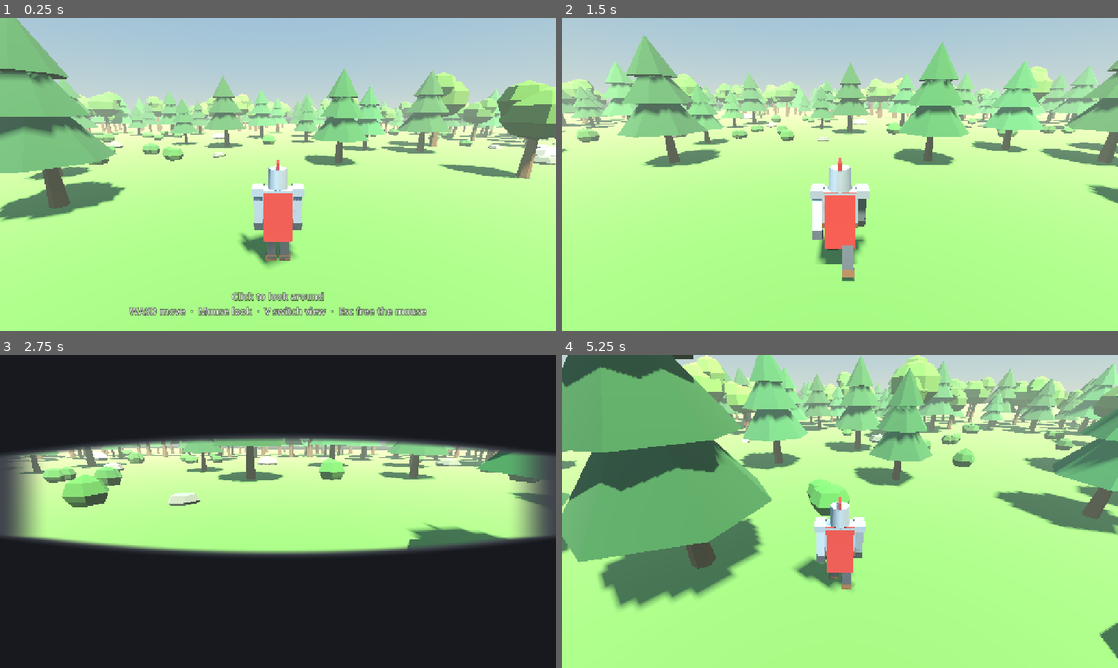
Above: before the commit, frames 1-4 (two rows, left to right).
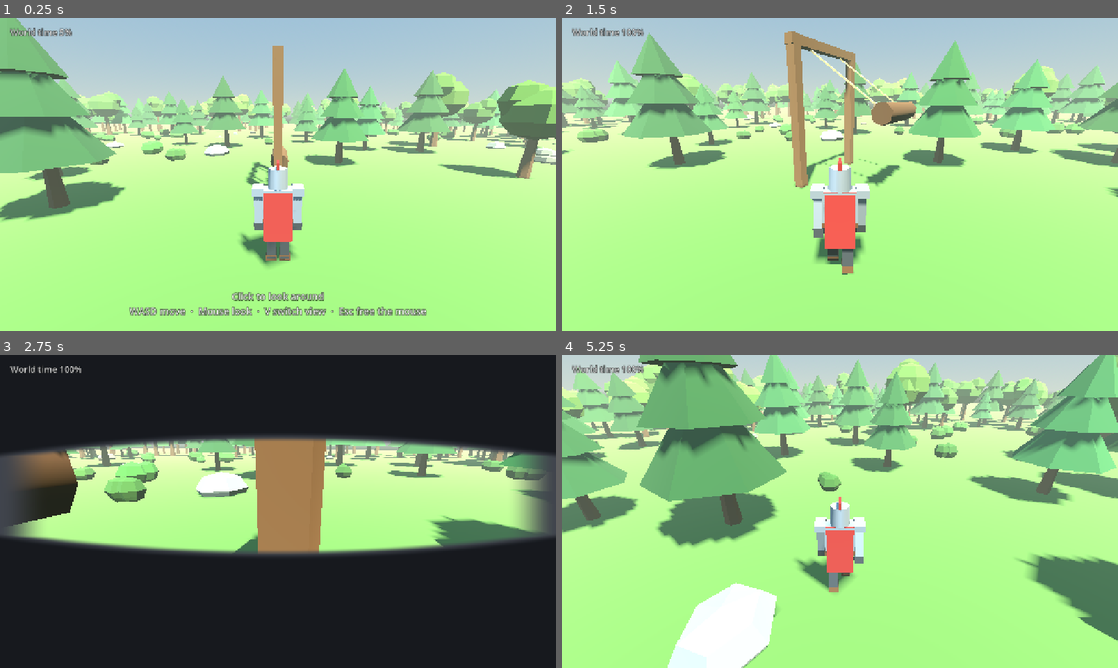
Above: after the commit, the same moments.

Repository: KaydenKamberi/knight-of-the-woods
Game: Godot game, scene res://scenes/forest.tscn
The game is run twice, just before and just after one commit, with the same random seed, the same clock (stepped at 60 frames per second) and the same inputs.
Inputs (mouse positions are in pixels of both pictures, inside the frame that each line leads up to):
- Up to frame 1 (0.25 s): no input
- Up to frame 2 (1.5 s): tap Enter at 0.5 s; move the mouse to (962, 158) at 0.52 s; hold D (move_right) 0.53-1.28 s; hold V (switch_camera) 0.53-1.28 s; click (962, 158) at 0.67 s; move the mouse to (812, 174) at 1.27 s; hold W (move_forward) from 1.28 s (still down); tap V (switch_camera) at 1.35 s
- Up to frame 3 (2.75 s): keep holding W (move_forward); move the mouse to (289, 505) at 2.02 s; hold V (switch_camera) from 2.03 s (still down)
- Up to frame 4 (5.25 s): move the mouse to (834, 517) at 2.77 s; release V (switch_camera) at 2.78 s; tap V (switch_camera) at 2.85 s; move the mouse to (878, 514) at 3.52 s; hold V (switch_camera) 3.53-4.25 s; tap Escape (pause) at 4.15 s; release W (move_forward) at 4.25 s; tap Enter at 4.25 s; drag from (673, 464) to (756, 433) at 4.27 s; move the mouse to (845, 511) at 5.02 s; hold W (move_forward) from 5.03 s (still down); hold V (switch_camera) from 5.03 s (still down)

The runs differ from the first frame. In frame 1, 2.0% of the frame differs, in the area x 1-100%, y 3-54%; in frame 2, 13%; in frame 3, 14%; in frame 4, 45%, in the area x 0-100%, y 0-100%.

Commit message:
M2: time mechanic (world time slows when the knight stands still)
- WorldTime autoload (scripts/world_time.gd) drives Engine.time_scale and
  audio speed: ~5% when standing still (T-1), blends back to 100% when the
  player moves, looks or acts (T-2). All tuning numbers sit at the top of the
  script.
- Physics, delta, animations, tweens and timers follow world time
  automatically (T-3). Camera look is applied straight from input, and the
  view-switch glide ignores time scale, so the camera stays responsive (T-4).
- Keys, the touch joystick, mouse look and touch drag all count as activity
  (K-2).
- Test object: a log swinging from two ropes in the clearing, 5 m in front of
  the start point. It shoves the knight if he walks into it.
- HUD shows a "World time N%" readout (can be turned off on the HUD node).
- Rocks no longer spawn inside the clearing, so the log's path stays clear.
- README: how the time mechanic works and how to tune it.

Co-Authored-By: Claude Opus 5.5 <noreply@anthropic.com>
Claude-Session: https://claude.ai/code/session_01NNVariA4DCqn6NNAeP1c8Q

Diff:
--- a/project.godot
+++ b/project.godot
@@ -14,6 +14,10 @@
 run/main_scene="res://scenes/forest.tscn"
 config/features=PackedStringArray("4.7", "GL Compatibility")
 config/icon="res://icon.svg"
+
+[autoload]
+
+WorldTime="*res://scripts/world_time.gd"
 
 [display]
 
--- a/scenes/forest.tscn
+++ b/scenes/forest.tscn
@@ -3,6 +3,7 @@
 [ext_resource type="Script" path="res://scripts/forest.gd" id="1_forest"]
 [ext_resource type="PackedScene" path="res://scenes/knight.tscn" id="2_knight"]
 [ext_resource type="PackedScene" path="res://ui/hud.tscn" id="3_hud"]
+[ext_resource type="PackedScene" path="res://scenes/swinging_log.tscn" id="4_log"]
 
 [sub_resource type="ProceduralSkyMaterial" id="ProceduralSkyMaterial_sky"]
 sky_top_color = Color(0.36, 0.55, 0.78, 1)
@@ -60,6 +61,9 @@
 [node name="Trees" type="Node3D" parent="."]
 script = ExtResource("1_forest")
 
+[node name="SwingingLog" parent="." instance=ExtResource("4_log")]
+transform = Transform3D(1, 0, 0, 0, 1, 0, 0, 0, 1, 0, 0, -5)
+
 [node name="Knight" parent="." instance=ExtResource("2_knight")]
 
 [node name="HUD" parent="." instance=ExtResource("3_hud")]
--- /dev/null
+++ b/scenes/swinging_log.tscn
@@ -0,0 +1,86 @@
+[gd_scene format=3]
+
+[ext_resource type="Script" path="res://scripts/swinging_log.gd" id="1_swing"]
+
+[sub_resource type="StandardMaterial3D" id="Mat_wood"]
+albedo_color = Color(0.42, 0.29, 0.17, 1)
+roughness = 1.0
+
+[sub_resource type="StandardMaterial3D" id="Mat_bark"]
+albedo_color = Color(0.33, 0.22, 0.13, 1)
+roughness = 1.0
+
+[sub_resource type="StandardMaterial3D" id="Mat_rope"]
+albedo_color = Color(0.72, 0.62, 0.42, 1)
+roughness = 1.0
+
+[sub_resource type="BoxMesh" id="Box_post"]
+material = SubResource("Mat_wood")
+size = Vector3(0.3, 4.6, 0.3)
+
+[sub_resource type="BoxShape3D" id="Shape_post"]
+size = Vector3(0.3, 4.6, 0.3)
+
+[sub_resource type="BoxMesh" id="Box_beam"]
+material = SubResource("Mat_wood")
+size = Vector3(0.28, 0.28, 3.8)
+
+[sub_resource type="BoxMesh" id="Box_rope"]
+material = SubResource("Mat_rope")
+size = Vector3(0.05, 2.9, 0.05)
+
+[sub_resource type="CylinderMesh" id="Cylinder_log"]
+material = SubResource("Mat_bark")
+top_radius = 0.32
+bottom_radius = 0.32
+height = 2.6
+radial_segments = 7
+rings = 0
+
+[sub_resource type="CylinderShape3D" id="Shape_log"]
+radius = 0.32
+height = 2.6
+
+[node name="SwingingLog" type="Node3D"]
+
+[node name="Frame" type="StaticBody3D" parent="."]
+
+[node name="PostA" type="MeshInstance3D" parent="Frame"]
+transform = Transform3D(1, 0, 0, 0, 1, 0, 0, 0, 1, 0, 2.3, -1.7)
+mesh = SubResource("Box_post")
+
+[node name="PostB" type="MeshInstance3D" parent="Frame"]
+transform = Transform3D(1, 0, 0, 0, 1, 0, 0, 0, 1, 0, 2.3, 1.7)
+mesh = SubResource("Box_post")
+
+[node name="Beam" type="MeshInstance3D" parent="Frame"]
+transform = Transform3D(1, 0, 0, 0, 1, 0, 0, 0, 1, 0, 4.45, 0)
+mesh = SubResource("Box_beam")
+
+[node name="PostACollision" type="CollisionShape3D" parent="Frame"]
+transform = Transform3D(1, 0, 0, 0, 1, 0, 0, 0, 1, 0, 2.3, -1.7)
+shape = SubResource("Shape_post")
+
+[node name="PostBCollision" type="CollisionShape3D" parent="Frame"]
+transform = Transform3D(1, 0, 0, 0, 1, 0, 0, 0, 1, 0, 2.3, 1.7)
+shape = SubResource("Shape_post")
+
+[node name="Swing" type="AnimatableBody3D" parent="."]
+transform = Transform3D(1, 0, 0, 0, 1, 0, 0, 0, 1, 0, 4.3, 0)
+script = ExtResource("1_swing")
+
+[node name="RopeA" type="MeshInstance3D" parent="Swing"]
+transform = Transform3D(1, 0, 0, 0, 1, 0, 0, 0, 1, 0, -1.45, -0.9)
+mesh = SubResource("Box_rope")
+
+[node name="RopeB" type="MeshInstance3D" parent="Swing"]
+transform = Transform3D(1, 0, 0, 0, 1, 0, 0, 0, 1, 0, -1.45, 0.9)
+mesh = SubResource("Box_rope")
+
+[node name="Log" type="MeshInstance3D" parent="Swing"]
+transform = Transform3D(1, 0, 0, 0, 0, -1, 0, 1, 0, 0, -3.2, 0)
+mesh = SubResource("Cylinder_log")
+
+[node name="LogCollision" type="CollisionShape3D" parent="Swing"]
+transform = Transform3D(1, 0, 0, 0, 0, -1, 0, 1, 0, 0, -3.2, 0)
+shape = SubResource("Shape_log")
--- a/scripts/forest.gd
+++ b/scripts/forest.gd
@@ -106,7 +106,7 @@
 	var rocks: Array[Transform3D] = []
 	var tints: Array[Color] = []
 	var body := _add_static_body("RockColliders")
-	for spot in _scatter(rock_count, clearing_radius - 2.0, play_radius - 1.0, 0.9):
+	for spot in _scatter(rock_count, clearing_radius, play_radius - 1.0, 0.9):
 		var size := _rng.randf_range(0.5, 1.6)
 		var squash := Vector3(_rng.randf_range(0.9, 1.25), _rng.randf_range(0.6, 1.0), 1.0) * size
 		var turn_and_squash := Basis(Vector3.UP, _rng.randf() * TAU) * Basis.from_scale(squash)
--- a/scripts/hud.gd
+++ b/scripts/hud.gd
@@ -2,17 +2,22 @@
 ## Heads-up display.
 ##
 ## Shows the touch controls on phones and tablets and a short controls hint on
-## PC (PRD K-1). The last kind of input used wins: touching the screen switches
+## PC (PRD K-1), plus a small readout of the current world speed (handy while
+## tuning the time mechanic). The last kind of input used wins: touching the screen switches
 ## to touch controls, and typing or clicking a real mouse switches back.
 
 signal input_mode_changed(touch: bool)
 ## Forwarded from the touch controls, in screen pixels.
 signal look_dragged(relative: Vector2)
 
+## Show the "World time 5%" readout in the top-left corner.
+@export var show_world_time := true
+
 var touch_mode := false
 
 @onready var _touch_controls: Control = $TouchControls
 @onready var _pc_hint: Control = $PcHint
+@onready var _world_time_label: Label = $WorldTimeLabel
 
 
 func _ready() -> void:
@@ -33,6 +38,9 @@
 
 func _process(_delta: float) -> void:
 	_pc_hint.visible = not touch_mode and Input.mouse_mode != Input.MOUSE_MODE_CAPTURED
+	_world_time_label.visible = show_world_time
+	if show_world_time:
+		_world_time_label.text = "World time %d%%" % roundi(WorldTime.speed * 100.0)
 
 
 func _set_touch_mode(enabled: bool) -> void:
--- a/scripts/knight.gd
+++ b/scripts/knight.gd
@@ -4,6 +4,10 @@
 ## Walks with WASD or the touch joystick, looks around with the mouse or by
 ## dragging on the right half of the screen, and switches between a camera
 ## behind the knight and a view from inside the helmet (PRD C-1 to C-3).
+##
+## Moving and looking around wake up world time (T-2, K-2). Camera look is
+## applied the moment input arrives and never scaled by delta, so it stays
+## responsive even while the world is slowed (T-4).
 
 ## Sent whenever the view changes. true means first person (inside the helmet).
 signal view_changed(first_person: bool)
@@ -12,6 +16,8 @@
 ## Layer Names > 3D Render). The first-person camera hides this layer so the
 ## inside of the helmet doesn't block the view.
 const KNIGHT_RENDER_LAYER := 2
+## Horizontal speed (metres per second) above which the knight counts as moving for world time.
+const STILL_SPEED := 0.2
 
 @export var walk_speed := 5.0
 ## How quickly the knight speeds up and slows down, in metres per second per second.
@@ -31,7 +37,7 @@
 ## How far down and up the camera can tilt, in degrees.
 @export var third_person_pitch_limits := Vector2(-70.0, 35.0)
 @export var first_person_pitch_limits := Vector2(-85.0, 85.0)
-## How long the camera takes to glide between views, in seconds.
+## How long the camera takes to glide between views, in real seconds.
 @export var switch_time := 0.15
 
 var first_person := false
@@ -76,6 +82,14 @@
 		add_look_input(event.screen_relative * mouse_sensitivity)
 
 
+func _process(_delta: float) -> void:
+	# Walking (keys or joystick), still sliding to a stop, or falling all keep world time running.
+	var wants_to_move := Input.get_vector("move_left", "move_right", "move_forward", "move_back") != Vector2.ZERO
+	var still_moving := Vector2(velocity.x, velocity.z).length() > STILL_SPEED or not is_on_floor()
+	if wants_to_move or still_moving:
+		WorldTime.report_activity()
+
+
 func _physics_process(delta: float) -> void:
 	# Movement is relative to where the camera is facing.
 	var input := Input.get_vector("move_left", "move_right", "move_forward", "move_back")
@@ -96,6 +110,9 @@
 
 ## Turns the camera. x is left/right, y is up/down, both in radians.
 func add_look_input(amount: Vector2) -> void:
+	if amount == Vector2.ZERO:
+		return
+	WorldTime.report_activity()
 	_yaw.rotation.y -= amount.x
 	_set_pitch(_pitch - amount.y)
 
@@ -118,6 +135,8 @@
 	if _view_tween:
 		_view_tween.kill()
 	_view_tween = create_tween().set_parallel().set_trans(Tween.TRANS_SINE).set_ease(Tween.EASE_IN_OUT)
+	# The camera is the player's, not the world's, so the glide ignores world time.
+	_view_tween.set_ignore_time_scale(true)
 
 	if first_person:
 		# Glide into the helmet, then hide the knight's own model and show the eye slit.
--- /dev/null
+++ b/scripts/swinging_log.gd
@@ -0,0 +1,23 @@
+extends AnimatableBody3D
+## A log hanging from two ropes that swings back and forth: the M2 test object
+## for world time.
+##
+## The swing is worked out from the physics delta, which world time scales, so
+## the log slows to a crawl when the knight stands still and swings at full
+## speed when he moves. As an AnimatableBody3D it also shoves the knight aside
+## if he walks into its path.
+
+## How far the log swings to each side of straight down, in degrees.
+@export var swing_degrees := 55.0
+## Distance from the beam to the middle of the log, in metres. Sets how long one swing takes.
+@export var rope_length := 3.2
+
+var _swing_time := 0.0
+
+
+func _physics_process(delta: float) -> void:
+	_swing_time += delta
+	# A pendulum swings back and forth at a rate set by its rope length.
+	var gravity: float = ProjectSettings.get_setting("physics/3d/default_gravity")
+	var swings_per_second := sqrt(gravity / rope_length)
+	rotation.z = deg_to_rad(swing_degrees) * sin(_swing_time * swings_per_second)
--- /dev/null
+++ b/scripts/world_time.gd
@@ -0,0 +1,79 @@
+extends Node
+## World time: the game's core mechanic (PRD T-1 to T-4).
+##
+## Time runs at full speed while the player moves, looks around or acts, and
+## slows to a crawl when they stand still. This is an autoload, so any script
+## can reach it as `WorldTime`.
+##
+## It works by setting Engine.time_scale, so everything that runs on Godot's
+## normal clock follows world time automatically (T-3): physics and ragdolls,
+## the delta in _process and _physics_process, animations, tweens and timers.
+## Sounds follow it through AudioServer.playback_speed_scale. Anything that
+## doesn't follow Engine.time_scale by itself can read `speed` instead.
+##
+## To keep something in real time instead (like the player's camera look, T-4),
+## don't scale it by delta, or use real_delta, or call set_ignore_time_scale(true)
+## on its Tween.
+##
+## Anything the player does that should wake time up (moving, looking, and later
+## throwing or swinging) calls WorldTime.report_activity().
+
+# --- Tuning: change these numbers to adjust how the mechanic feels ----------
+
+## World speed while the player stands still. 0.05 means 5% speed (T-1).
+var slow_speed := 0.05
+## Real seconds to blend from slow up to full speed once the player acts (T-2).
+var speed_up_time := 0.15
+## Real seconds to blend from full speed down to slow once the player stops.
+var slow_down_time := 0.35
+## How long one bit of activity (a mouse twitch, a tap) keeps time running, in real seconds.
+var activity_hold := 0.1
+## Set to false to turn the mechanic off and keep time at full speed (handy for testing).
+var enabled := true
+
+# -----------------------------------------------------------------------------
+
+## The current world speed, from slow_speed (standing still) up to 1.0 (full speed).
+var speed := 1.0
+## Real seconds since the last frame, not affected by world speed.
+var real_delta := 0.0
+
+## 0 means fully slowed, 1 means full speed. Moves at a steady rate and is eased into speed.
+var _blend := 0.0
+## Real seconds of activity left before time starts slowing down.
+var _active_time_left := 0.0
+var _last_frame_usec := 0
+
+
+func _ready() -> void:
+	# Keep running even if the game is paused later, so time can still blend.
+	process_mode = Node.PROCESS_MODE_ALWAYS
+	_last_frame_usec = Time.get_ticks_usec()
+	_apply_speed()
+
+
+func _process(_delta: float) -> void:
+	# The delta passed in is already scaled by world speed, so measure real time ourselves.
+	var now := Time.get_ticks_usec()
+	real_delta = minf((now - _last_frame_usec) / 1_000_000.0, 0.1)
+	_last_frame_usec = now
+
+	_active_time_left = maxf(_active_time_left - real_delta, 0.0)
+	var target := 1.0 if _active_time_left > 0.0 or not enabled else 0.0
+	if _blend < target:
+		_blend = minf(_blend + real_delta / maxf(speed_up_time, 0.001), target)
+	elif _blend > target:
+		_blend = maxf(_blend - real_delta / maxf(slow_down_time, 0.001), target)
+	_apply_speed()
+
+
+## Tells world time the player is doing something, so it should run at full speed.
+## hold is how many real seconds this keeps time awake; leave it out to use activity_hold.
+func report_activity(hold := -1.0) -> void:
+	_active_time_left = maxf(_active_time_left, activity_hold if hold < 0.0 else hold)
+
+
+func _apply_speed() -> void:
+	speed = lerpf(slow_speed, 1.0, smoothstep(0.0, 1.0, _blend))
+	Engine.time_scale = speed
+	AudioServer.playback_speed_scale = speed
--- a/ui/hud.tscn
+++ b/ui/hud.tscn
@@ -37,3 +37,14 @@
 WASD move  ·  Mouse look  ·  V switch view  ·  Esc free the mouse"
 horizontal_alignment = 1
 vertical_alignment = 2
+
+[node name="WorldTimeLabel" type="Label" parent="."]
+offset_left = 24.0
+offset_top = 18.0
+offset_right = 324.0
+offset_bottom = 52.0
+theme_override_colors/font_color = Color(1, 1, 1, 0.85)
+theme_override_colors/font_outline_color = Color(0, 0, 0, 0.8)
+theme_override_constants/outline_size = 5
+theme_override_font_sizes/font_size = 20
+text = "World time 100%"
